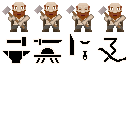
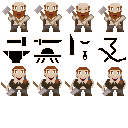
Layers edited between the first and the second w=128, h=128 image:
painted on "Head" over (x1=12, y1=66, x2=123, y2=85)
painted on "Arms" over (x1=1, y1=79, x2=126, y2=96)
painted on "Body" over (x1=9, y1=79, x2=125, y2=96)
